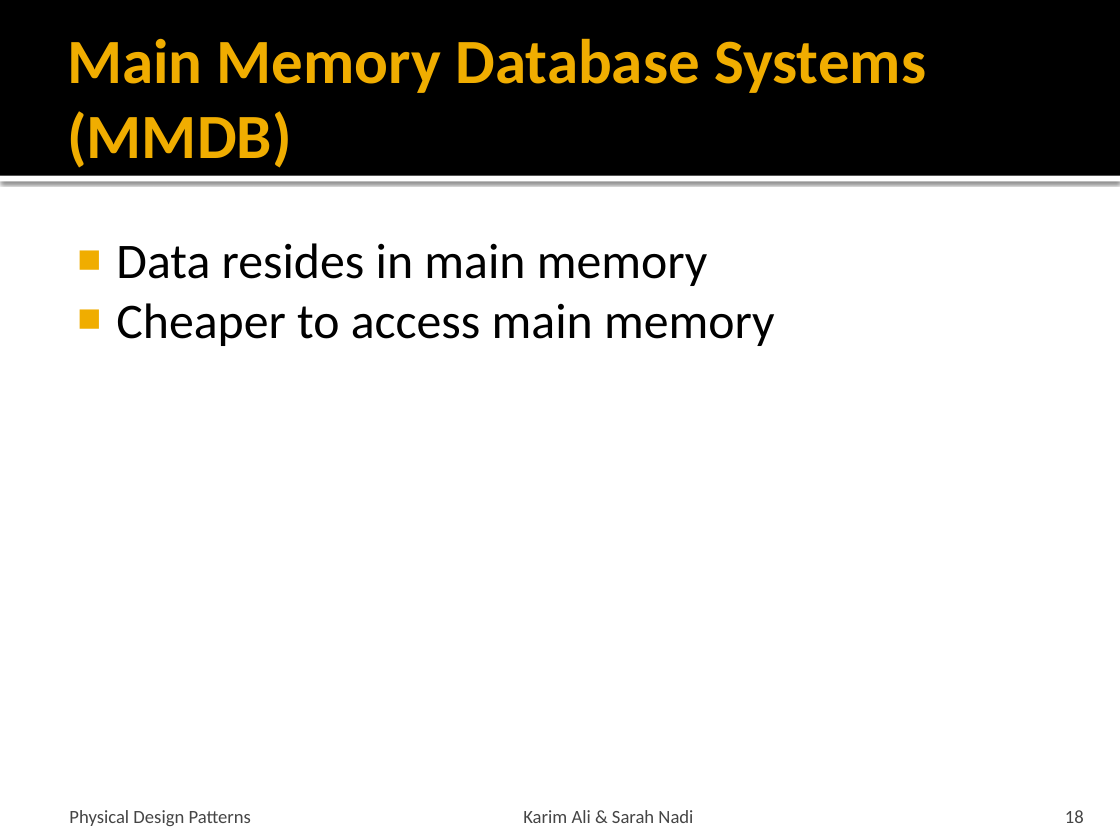
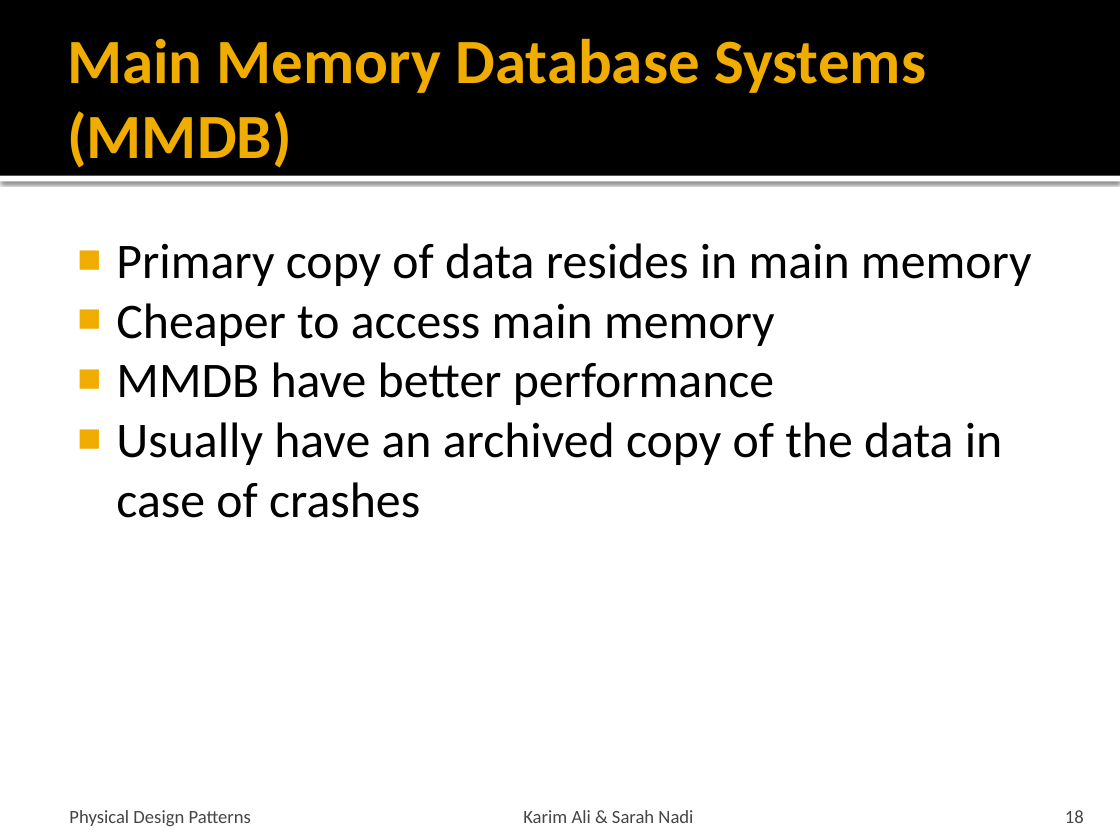
Before and after one commit to snadi/cs848-db, a slide deck: slide 18 of cs848-db/PhysDesignPres.pptx. Drawn at 1120x840 pixels with LibreOffice and Linux fonts; fonts in the diff are those of the drawing. Boxes give left, top, right and bottom in pixels: in the first picture for what was removed or moved away, otherwise in the second. Text is boxed around its words. In the diff, an @@ line names an element or a change of style, - is before the commit and + after.

```diff
--- a/cs848-db/PhysDesignPres.pptx
+++ b/cs848-db/PhysDesignPres.pptx
@@ text at box(116, 243, 1032, 286): text changed @@
-■ Data resides in main memory
+■ Primary copy of data resides in main memory
@@ text at box(116, 362, 1003, 518): paragraphs added @@
+■ MMDB have better performance
+■ Usually have an archived copy of the data in case of crashes
```
Also in this commit, not shown: 4 other slides changed, 3 slides added.
